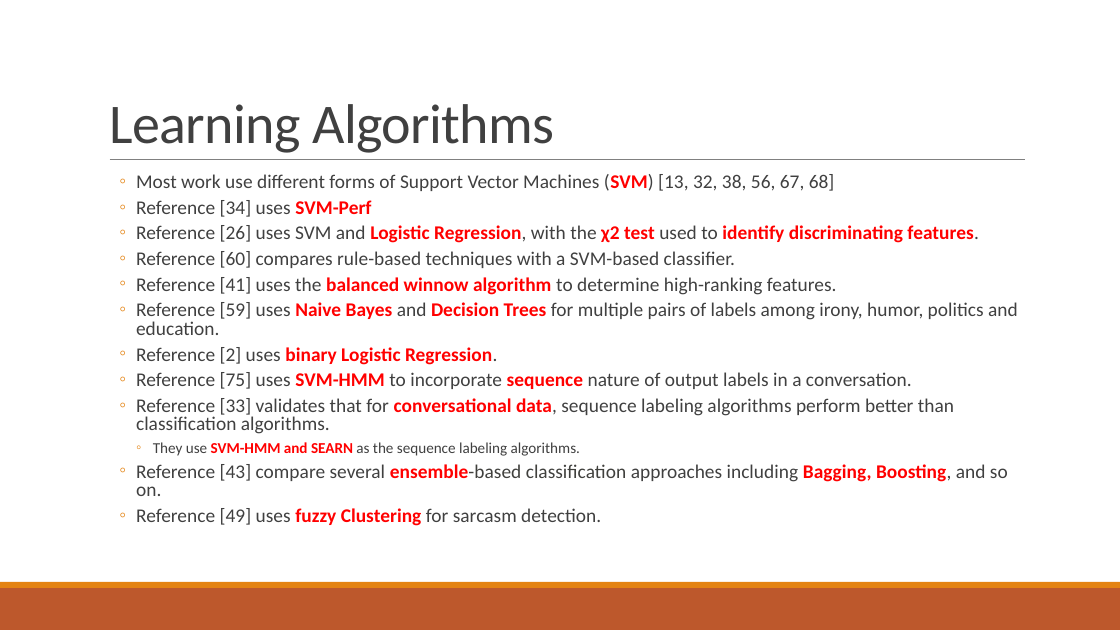
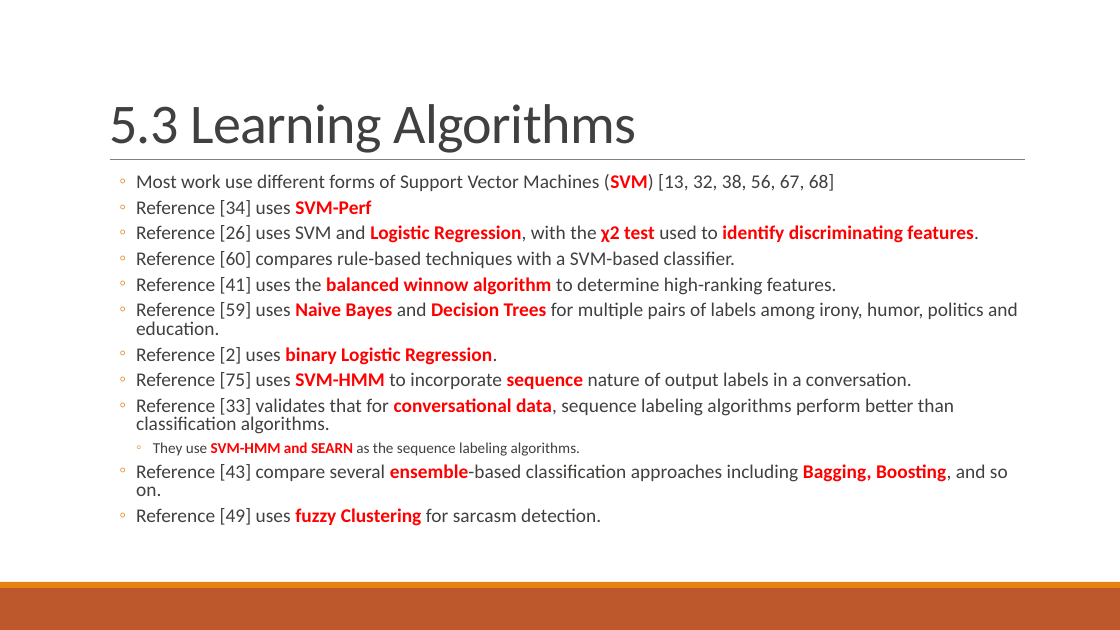
Before and after one commit to liangxh/grad, a slide deck: slide 22 of [文献调研] Automatic Sarcasm Detection A Survey.pptx. Drawn at 1120x630 pixels with LibreOffice and Linux fonts; fonts in the diff are those of the drawing. Boxes give left, top, right and bottom in pixels: in the first picture for what was removed or moved away, otherwise in the second. Text is boxed around its words. In the diff, an @@ line names an element or a change of style, - is before the commit and + after.

```diff
--- a/[文献调研] Automatic Sarcasm Detection A Survey.pptx
+++ b/[文献调研] Automatic Sarcasm Detection A Survey.pptx
@@ title at box(109, 104, 637, 153): text changed @@
-Learning Algorithms
+5.3 Learning Algorithms
```
Also in this commit, not shown: 22 other slides changed, 11 slides added, 1 slide removed.
